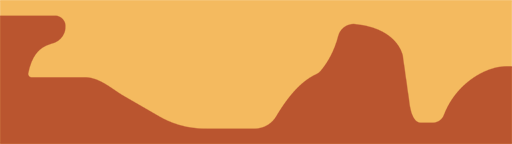
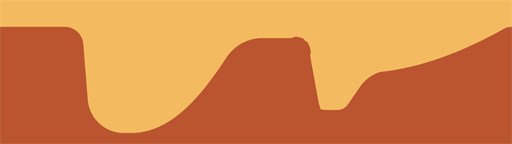
Layers edited between the first and the second 512 × 144 image:
removed group "Minimap" (2 layers) over (x1=0, y1=0, x2=512, y2=144)
removed layer "Relleno de color 1" from group "Minimap" over (x1=0, y1=15, x2=512, y2=144)
renamed "Capa 2" to "Minimapa", moved it out of group "Minimap", painted on it over (x1=0, y1=0, x2=512, y2=144)
